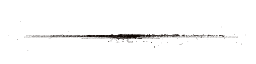
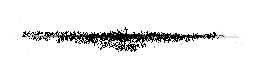
Layers edited between the first and the second 256x64 image:
painted on "Calque 0" over [22, 27, 219, 52]
